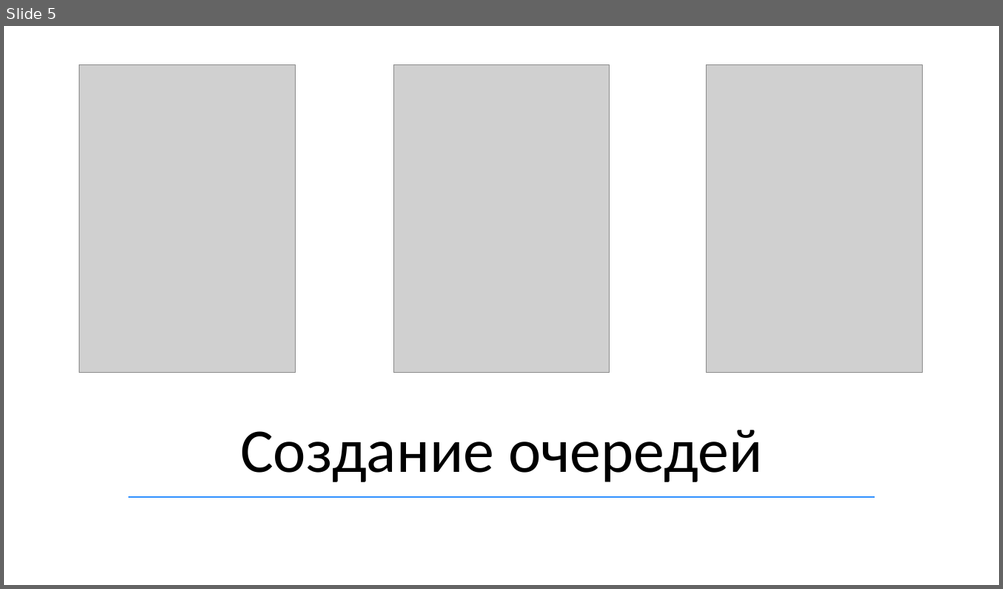
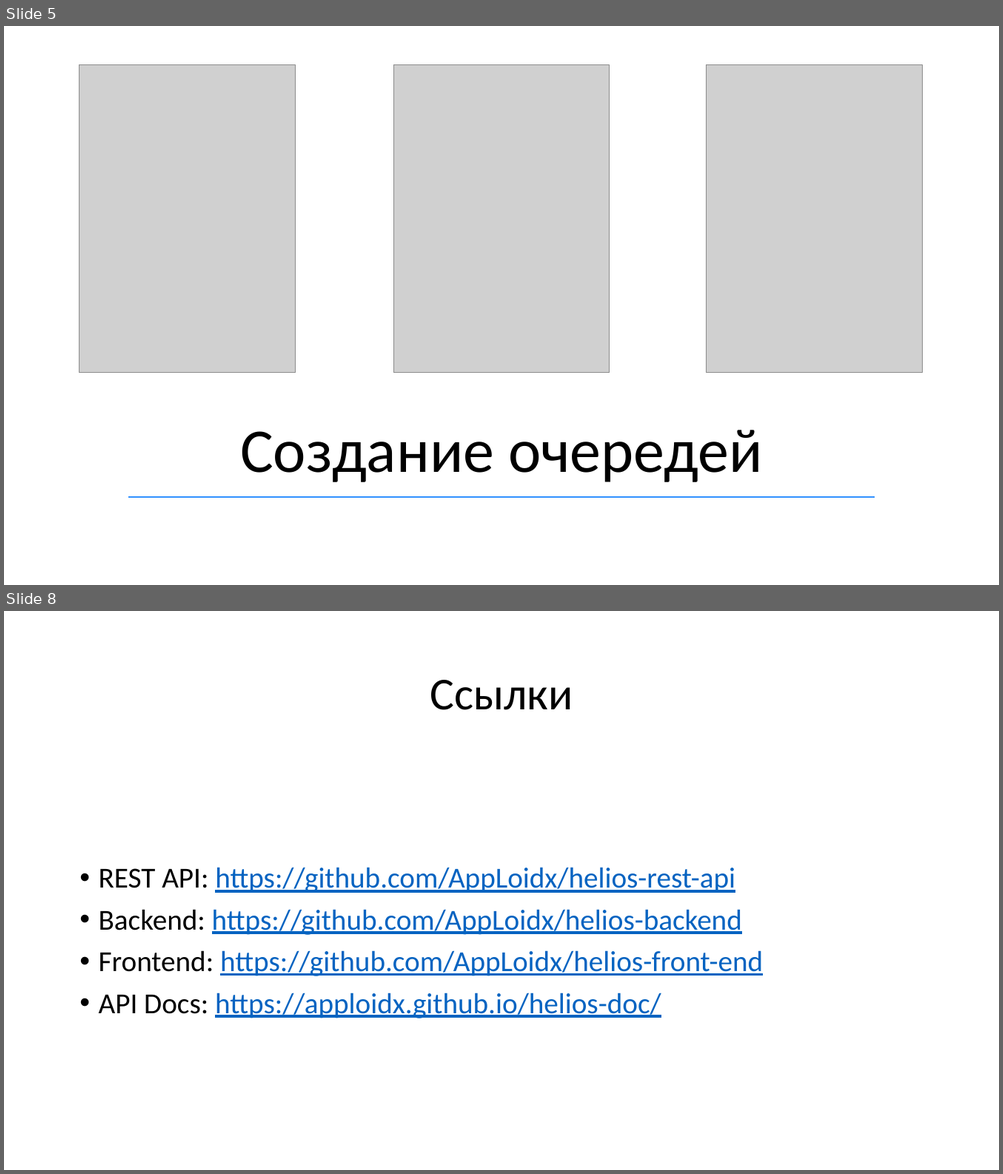
Before and after one commit to AppLoidx/helios-doc, a slide deck: Helios.pptx. Shown one above the other, each under a label of ours: slide 5 before the commit, slides 5 and 8 after it; the slides between them are not shown. The pictures are 1003x589 and 1003x1174 pixels, drawn with LibreOffice and Linux fonts; fonts in the diff are those of the drawing; grey boxes stand for pictures. Boxes give left, top, right and bottom in pixels: in the first picture for what was removed or moved away, otherwise in the second. Text is boxed around its words. In the diff, an @@ line names an element or a change of style, - is before the commit and + after.

```diff
--- a/Helios.pptx
+++ b/Helios.pptx
@@ slide 8 added at bbox=[4, 611, 999, 1170], background #FFFFFF @@
@@ title added at bbox=[430, 680, 572, 710], 44 pt, text #000000 @@
+Ссылки
@@ text added at bbox=[99, 867, 762, 1019], 28 pt, text #0563C1, underline @@
+• REST API: https://github.com/AppLoidx/helios-rest-api
+• Backend: https://github.com/AppLoidx/helios-backend
+• Frontend: https://github.com/AppLoidx/helios-front-end
+• API Docs: https://apploidx.github.io/helios-doc/
```
Also in this commit, not shown: 1 slide changed, 2 other slides added, 1 other file.
